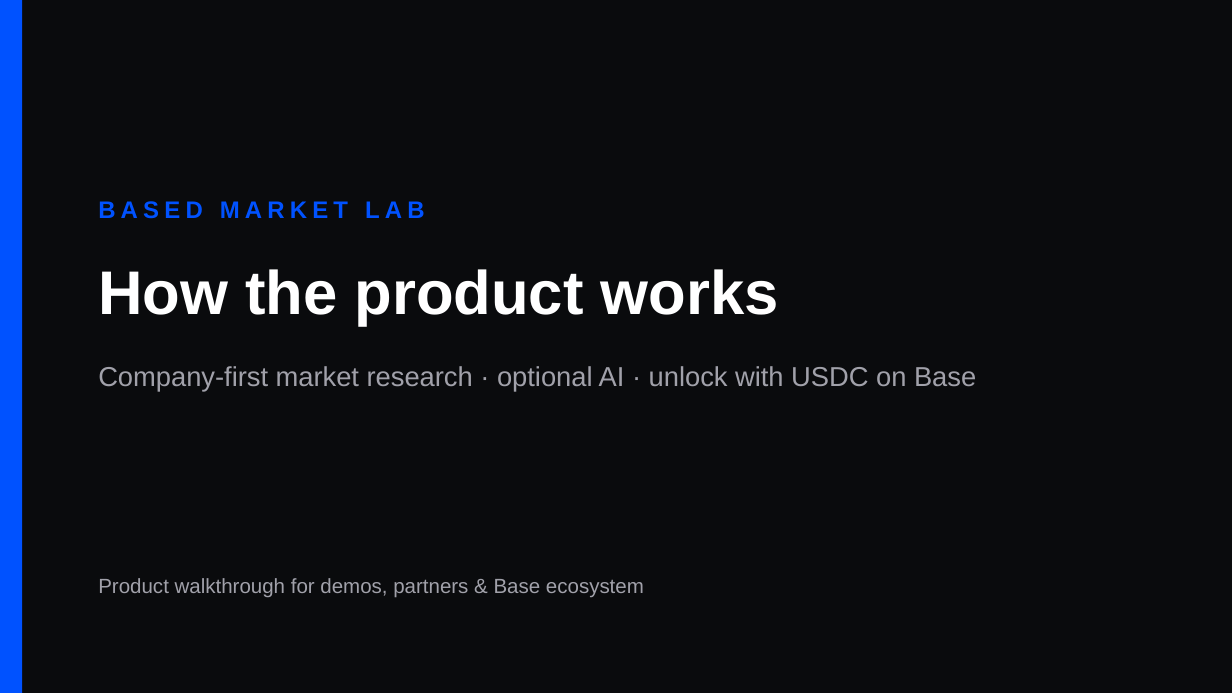
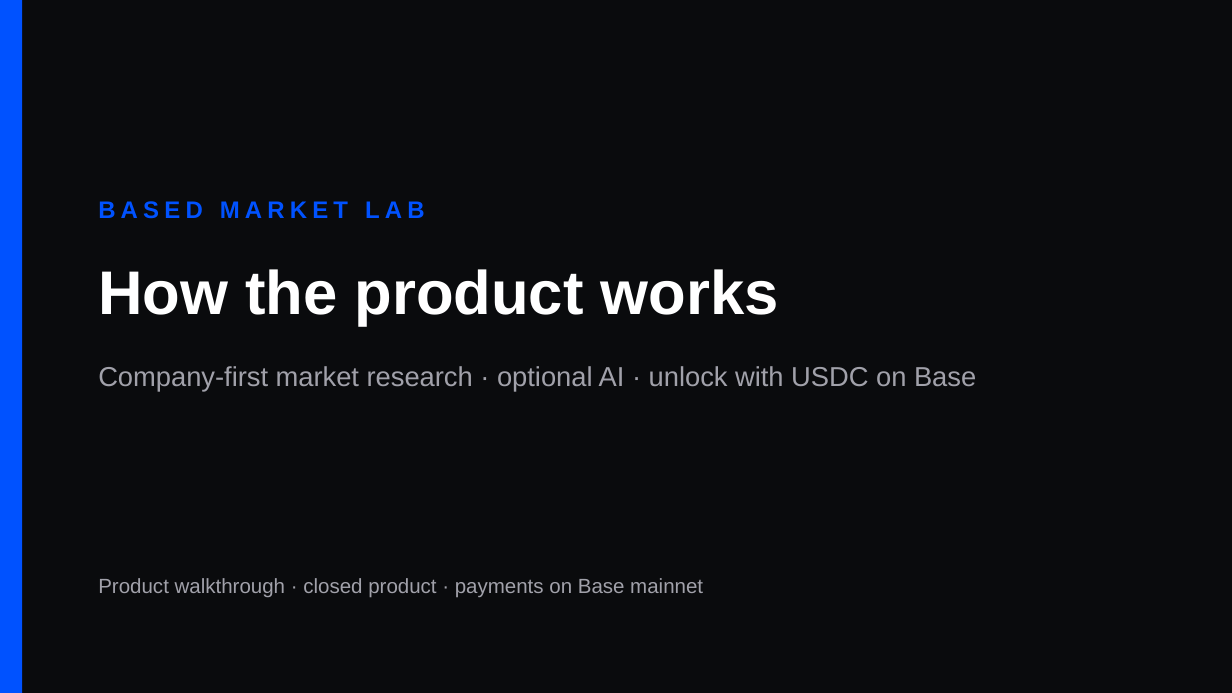
Before and after one commit to ikwo2x-ui/BasedCenter-site, a slide deck: slide 1 of presentations/BasedMarketLab-How-It-Works.pptx. Drawn at 1232x693 pixels with LibreOffice and Linux fonts; fonts in the diff are those of the drawing. Boxes give left, top, right and bottom in pixels: in the first picture for what was removed or moved away, otherwise in the second. Text is boxed around its words. In the diff, an @@ line names an element or a change of style, - is before the commit and + after.

Commit message:
Update BasedMarketLab presentation for Base mainnet.
Refresh how-it-works PDF/PPTX for $0.10 USDC on Base mainnet, one chart, no testnet free unlock. Keep site presentations-only; product remains closed source.

```diff
--- a/presentations/BasedMarketLab-How-It-Works.pptx
+++ b/presentations/BasedMarketLab-How-It-Works.pptx
@@ text at [98, 578, 703, 598]: text changed @@
-Product walkthrough for demos, partners & Base ecosystem
+Product walkthrough · closed product · payments on Base mainnet
```
Also in this commit, not shown: 9 other slides changed, 4 other files.
